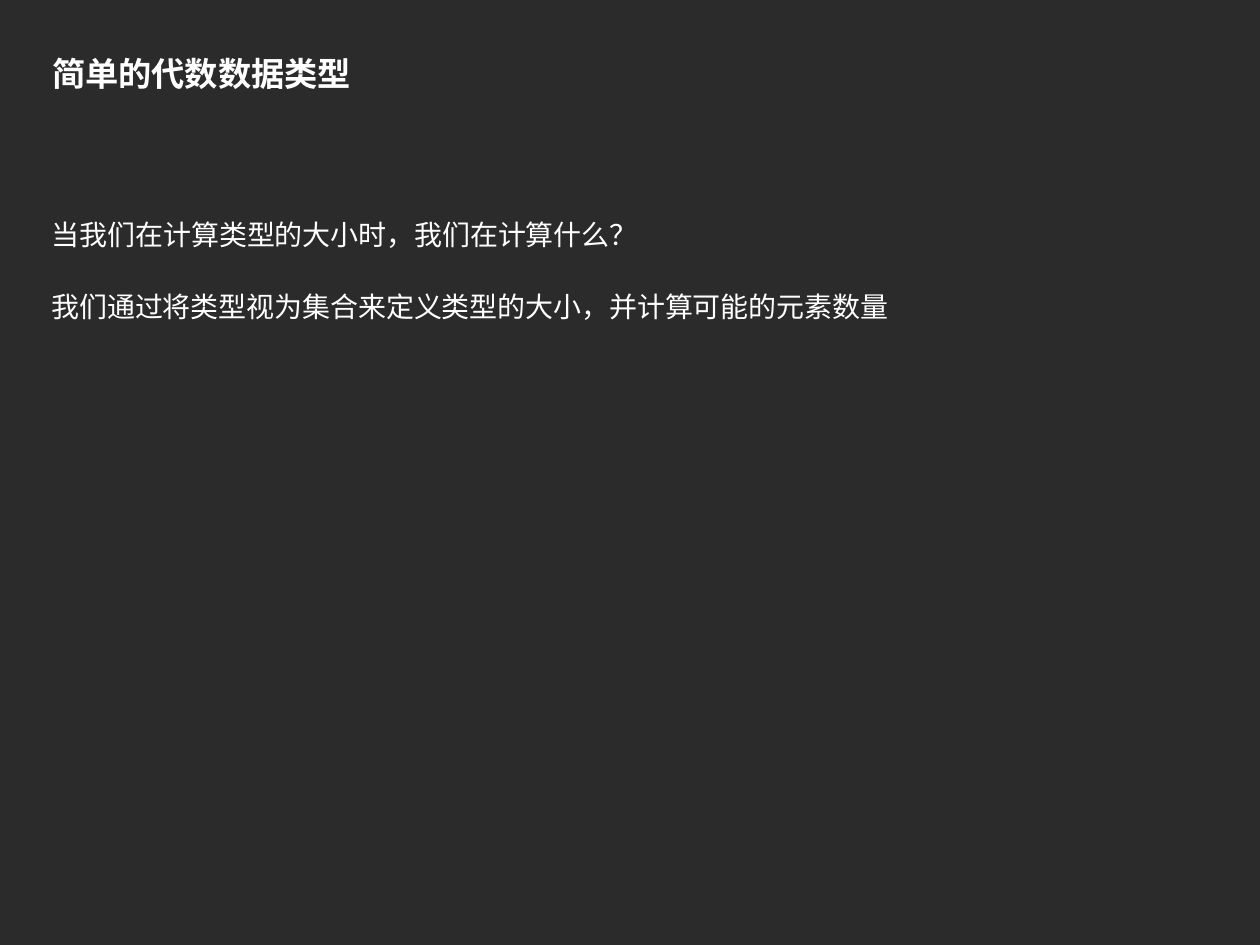
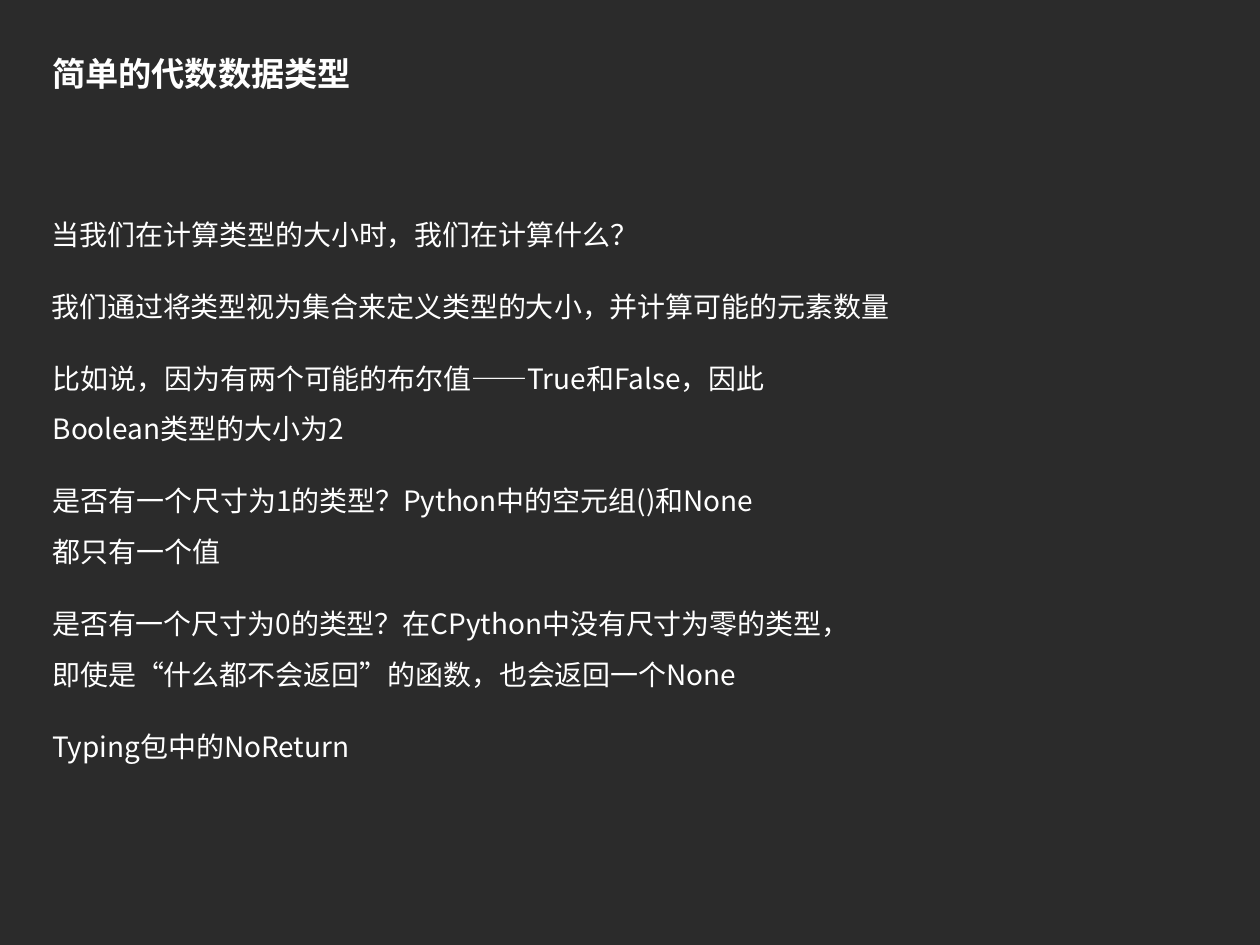
Before and after one commit to imlyzh/pycon, a slide deck: slide 25 of 静态类型的Python.pptx (slide 11 before the commit). Drawn at 1260x945 pixels with LibreOffice and Linux fonts; fonts in the diff are those of the drawing; background and template pictures are left out; a plain dark background stands for a picture behind light text. Boxes give left, top, right and bottom in pixels: in the first picture for what was removed or moved away, otherwise in the second. Text is boxed around its words. In the diff, an @@ line names an element or a change of style, - is before the commit and + after.

```diff
--- a/静态类型的Python.pptx
+++ b/静态类型的Python.pptx
@@ text added at [53,365,765,442], 16 pt, text #FFFFFF @@
+比如说，因为有两个可能的布尔值——True和False，因此Boolean类型的大小为2
@@ text added at [53,487,753,518], 16 pt, text #FFFFFF @@
+是否有一个尺寸为1的类型？Python中的空元组()和None都只有一个值
@@ text added at [52,610,849,688], 16 pt, text #FFFFFF @@
+是否有一个尺寸为0的类型？在CPython中没有尺寸为零的类型，即使是“什么都不会返回”的函数，也会返回一个None
@@ text added at [52,733,349,764], 16 pt, text #FFFFFF @@
+Typing包中的NoReturn
```
Also in this commit, not shown: 10 other slides changed, 15 slides added, 1 slide removed, 21 other files.
